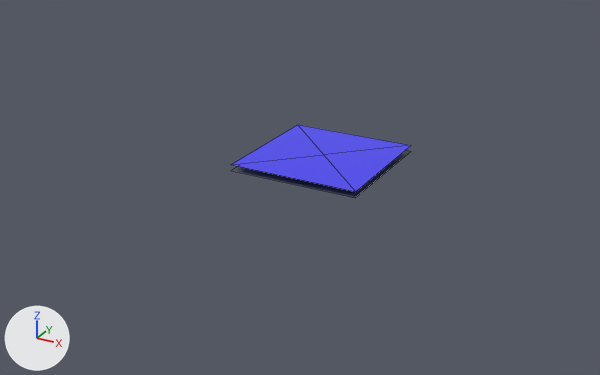
The FBX model mods/RFs Water/Assets_Source/Models/fbx/water_plane_main.fbx, before and after one commit.
Before and after are seen from a 50 mm lens placed at (3.38, -6.61, 2.91), pointed at (-0.14, -0.21, -0.29). The lights are fixed; the arrows at lower left show +X, +Y and +Z. Mesh edges are drawn as thin lines.

In view in the first picture: 'water_plane_main'.
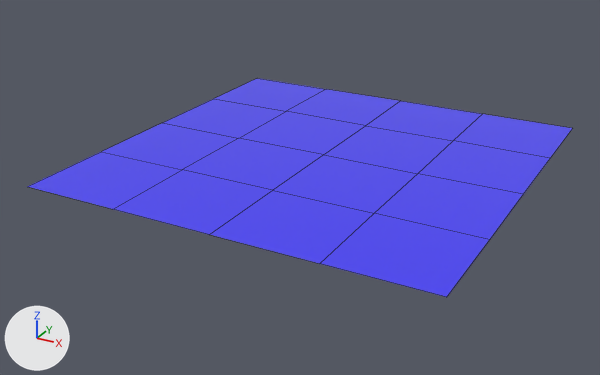
Where the change shows, as pixel boxes [x1, y1, x2, y2] in the pictures (600 x 375 px):
'water_plane_main', reshaped, rescaled (202% wider, 197% taller): before [231, 125, 411, 198]; after [27, 78, 573, 297]

What changed in the scene script:
```text
Change me_mesh:
    used by ob_water_plane_main; location = (0.0, 0.0, 0.0); scale = (0.01, 0.01, 0.01)
    remove me_mesh.from_pydata(...)  # 9 vertices, 5 faces; spans x -64.0..64.0, y -64.0..64.0, z -5.9..0.0
    add me_mesh.from_pydata(...)  # 25 vertices, 16 faces; spans x -64.0..64.0, y -64.0..64.0, z 0.0
    me_mesh part 1
    4 vertices are removed from x -64.0..64.0, y -64.0..64.0, z -5.9
    5 faces are deleted
    5 vertices are added at (-64.0, -32.0, 0.0), (64.0, -32.0, 0.0), (0.0, 32.0, 0.0), (0.0, -64.0, 0.0), (32.0, -64.0, 0.0)
    5 new vertices lie (32.0, 0.0, 0.0) away from vertices in x -64.0..0.0, y -64.0..64.0, z 0.0
    5 new vertices lie (0.0, 32.0, 0.0) away from vertices in x -64.0..64.0, y -32.0..32.0, z 0.0
    5 new vertices lie (0.0, -32.0, 0.0) away from vertices in x -64.0..64.0, y 0.0..64.0, z 0.0
    16 new faces join them
    remove me_mesh.materials.append(mat_water_main_overlay)  # dark blue #404964
Change ob_water_plane_main:
    ob_water_plane_main.scale: (0.01, 0.01, 0.01) -> (0.03, 0.03, 0.03)
```
